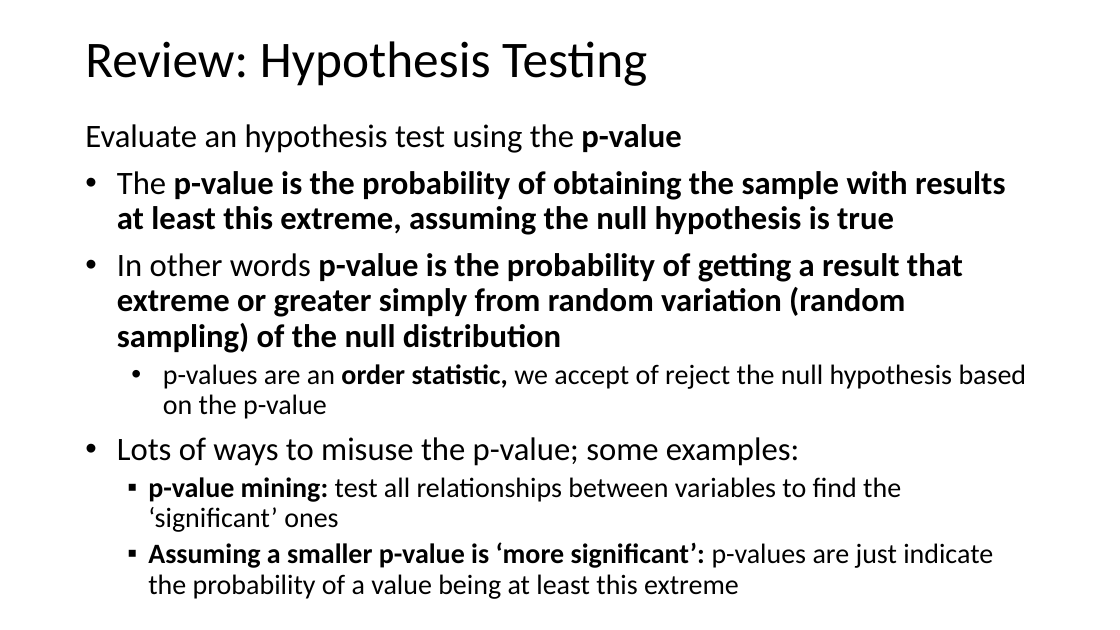
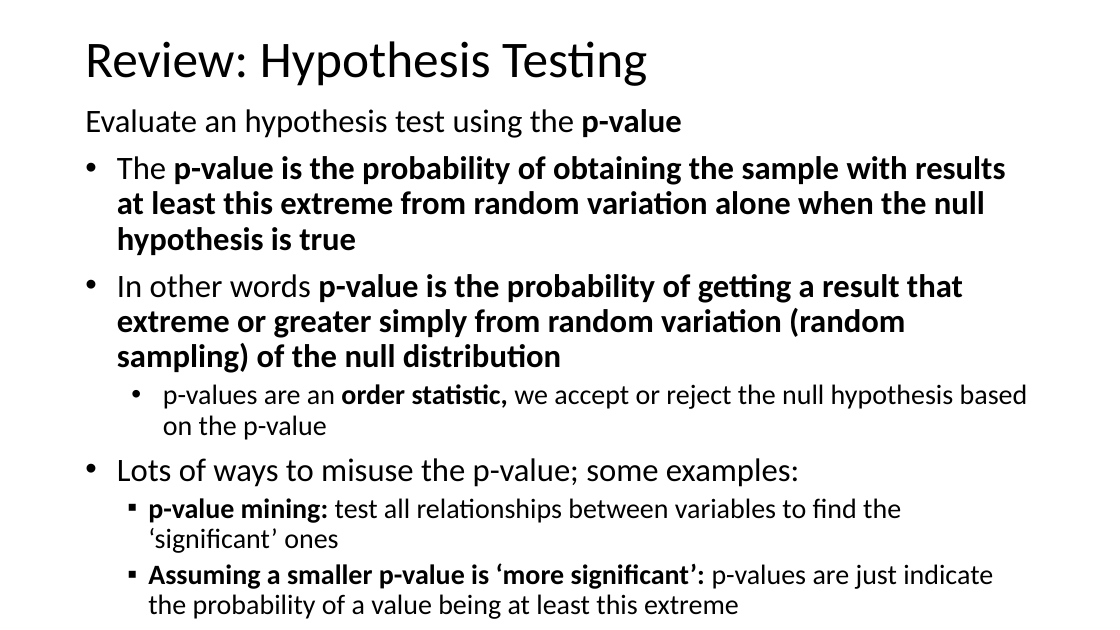
Before and after one commit to StephenElston/CSCI-E-108, a slide deck: slide 24 of slides/1_Introduction.pptx (slide 23 before the commit). Drawn at 1120x630 pixels with LibreOffice and Linux fonts; fonts in the diff are those of the drawing. Boxes give left, top, right and bottom in pixels: in the first picture for what was removed or moved away, otherwise in the second. Text is boxed around its words. In the diff, an @@ line names an element or a change of style, - is before the commit and + after.

```diff
--- a/slides/1_Introduction.pptx
+++ b/slides/1_Introduction.pptx
@@ text "Evaluate an hypothesis test using ...": place and size @@
-text "Evaluate an hypothesis test using ..." at [85, 124, 1027, 599]
+text "Evaluate an hypothesis test using ..." at [85, 109, 1028, 589]
@@ text at [117, 156, 1005, 255]: text changed @@
-• The p-value is the probability of obtaining the sample with results at least this extreme, assuming the null hypothesis is true
+• The p-value is the probability of obtaining the sample with results at least this extreme from random variation alone when the null hypothesis is true
@@ text at [163, 384, 1028, 440]: text changed @@
-  • p-values are an order statistic, we accept of reject the null hypothesis based on the p-value
+  • p-values are an order statistic, we accept or reject the null hypothesis based on the p-value
```
Also in this commit, not shown: 4 other slides changed, 1 slide added.
